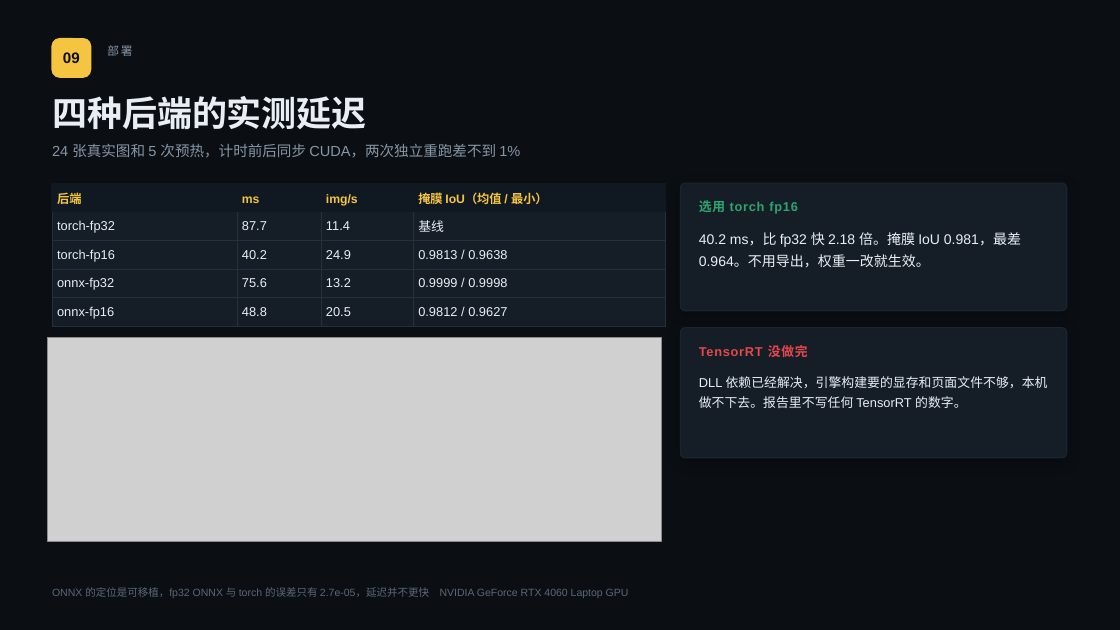
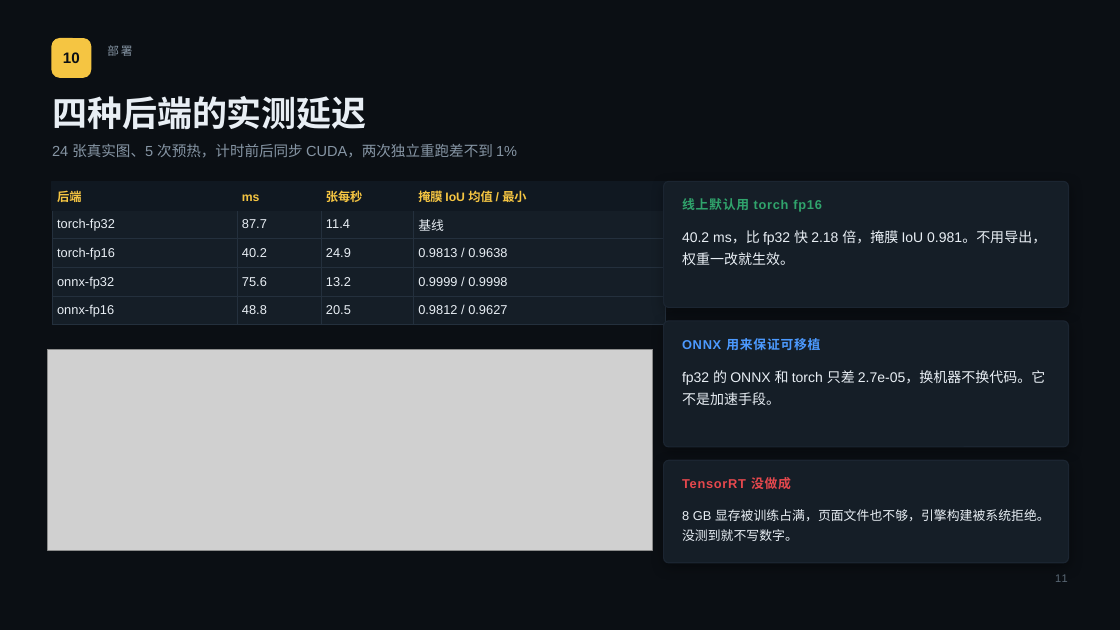
Before and after one commit to relight-developer/GLIDE-Net, a slide deck: slide 11 of docs/slides.pptx (slide 10 before the commit). Drawn at 1120x630 pixels with LibreOffice and Linux fonts; fonts in the diff are those of the drawing; grey boxes stand for pictures. Boxes give left, top, right and bottom in pixels: in the first picture for what was removed or moved away, otherwise in the second. Text is boxed around its words. In the diff, an @@ line names an element or a change of style, - is before the commit and + after.

```diff
--- a/docs/slides.pptx
+++ b/docs/slides.pptx
@@ text at (x1=63, y1=52, x2=80, y2=63): text changed @@
-09
+10
@@ text at (x1=52, y1=144, x2=517, y2=158): text changed @@
-24 张真实图和 5 次预热，计时前后同步 CUDA，两次独立重跑差不到 1%
+24 张真实图、5 次预热，计时前后同步 CUDA，两次独立重跑差不到 1%
@@ table at (x1=52, y1=181, x2=665, y2=321) @@
-row 1, column 3: img/s
+row 1, column 3: 张每秒
-row 1, column 4: 掩膜 IoU（均值 / 最小）
+row 1, column 4: 掩膜 IoU 均值 / 最小
@@ text at (x1=326, y1=190, x2=365, y2=202): text changed @@
-img/s
+张每秒
@@ text at (x1=418, y1=190, x2=526, y2=202): text changed @@
-掩膜 IoU（均值 / 最小）
+掩膜 IoU 均值 / 最小
@@ rounded rectangle resized from (x1=681, y1=183, x2=1067, y2=311) to (x1=664, y1=181, x2=1069, y2=308) @@
@@ rounded rectangle at (x1=664, y1=181, x2=1069, y2=308): proportions changed @@
@@ text at (x1=682, y1=198, x2=822, y2=212): text changed @@
-选用 torch fp16
+线上默认用 torch fp16
@@ text at (x1=682, y1=230, x2=1046, y2=265): text changed @@
-40.2 ms，比 fp32 快 2.18 倍。掩膜 IoU 0.981，最差 0.964。不用导出，权重一改就生效。
+40.2 ms，比 fp32 快 2.18 倍，掩膜 IoU 0.981。不用导出，权重一改就生效。
@@ rounded rectangle at (x1=664, y1=321, x2=1069, y2=447): proportions changed @@
@@ rounded rectangle resized from (x1=681, y1=328, x2=1067, y2=458) to (x1=664, y1=321, x2=1069, y2=447) @@
@@ picture resized from (x1=48, y1=338, x2=661, y2=541) to (x1=48, y1=350, x2=653, y2=550) @@
@@ text at (x1=682, y1=338, x2=820, y2=350): text changed; text colour #E5484D to #4C9AFF @@
-TensorRT 没做完
+ONNX 用来保证可移植
@@ text at (x1=682, y1=370, x2=1045, y2=405): text changed; size 11 to 12 pt @@
-DLL 依赖已经解决，引擎构建要的显存和页面文件不够，本机做不下去。报告里不写任何 TensorRT 的数字。
+fp32 的 ONNX 和 torch 只差 2.7e-05，换机器不换代码。它不是加速手段。
@@ rounded rectangle added at (x1=664, y1=460, x2=1069, y2=563), fill #151E27, outline #1B2531 1 pt @@
@@ text added at (x1=682, y1=477, x2=791, y2=489), 11 pt, text #E5484D, bold @@
+TensorRT 没做成
@@ text added at (x1=682, y1=509, x2=1050, y2=541), 11 pt, text #E8EEF4 @@
+8 GB 显存被训练占满，页面文件也不够，引擎构建被系统拒绝。没测到就不写数字。
@@ text removed at (x1=52, y1=587, x2=629, y2=598) @@
-ONNX 的定位是可移植，fp32 ONNX 与 torch 的误差只有 2.7e-05，延迟并不更快 NVIDIA GeForce RTX 4060 Laptop GPU
@@ text added at (x1=1055, y1=574, x2=1068, y2=582), 9.5 pt, text #5A6875 @@
+11
```
Also in this commit, not shown: 10 other slides changed, 3 slides added, 2 slides removed, 13 other files.
